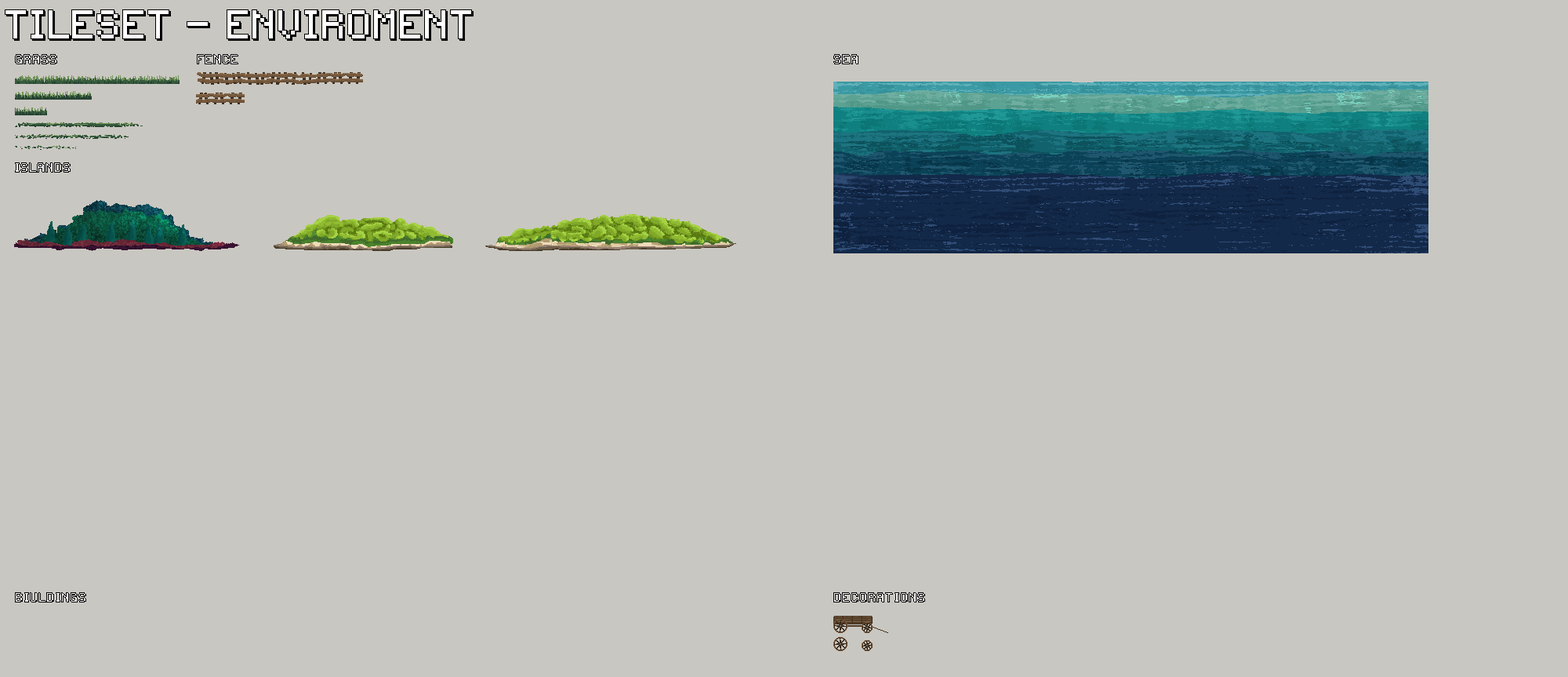
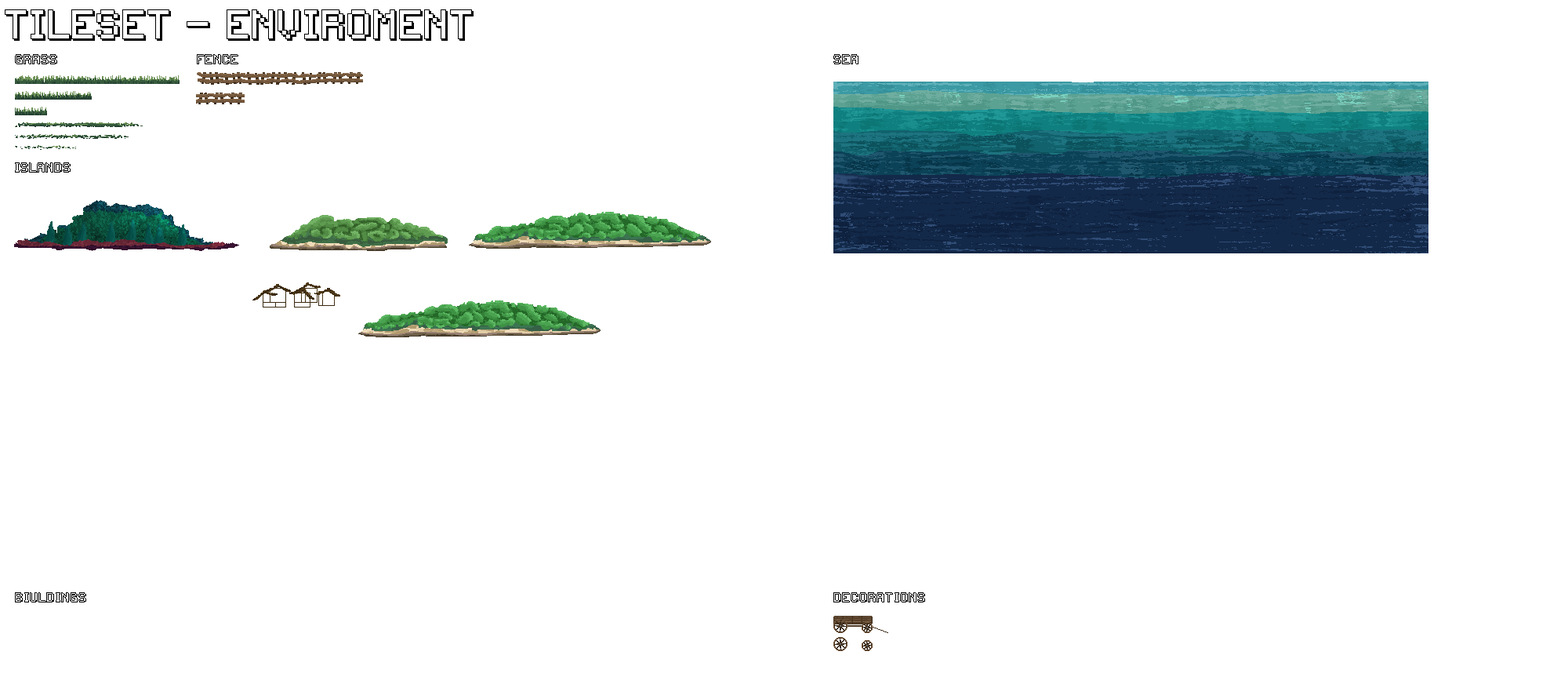
Comparing the layer stacks of the two 1568x677 images. Changes:
painted on "Island 2" over bbox(269, 214, 454, 251)
added layer "Слой 1" in group "Islands" over bbox(252, 282, 341, 308)
added layer "Island 3 kопировать" in group "Islands" over bbox(358, 300, 601, 338)
painted on "Island 3" over bbox(468, 211, 737, 251)
hid "Фон" over bbox(0, 0, 1568, 677)
